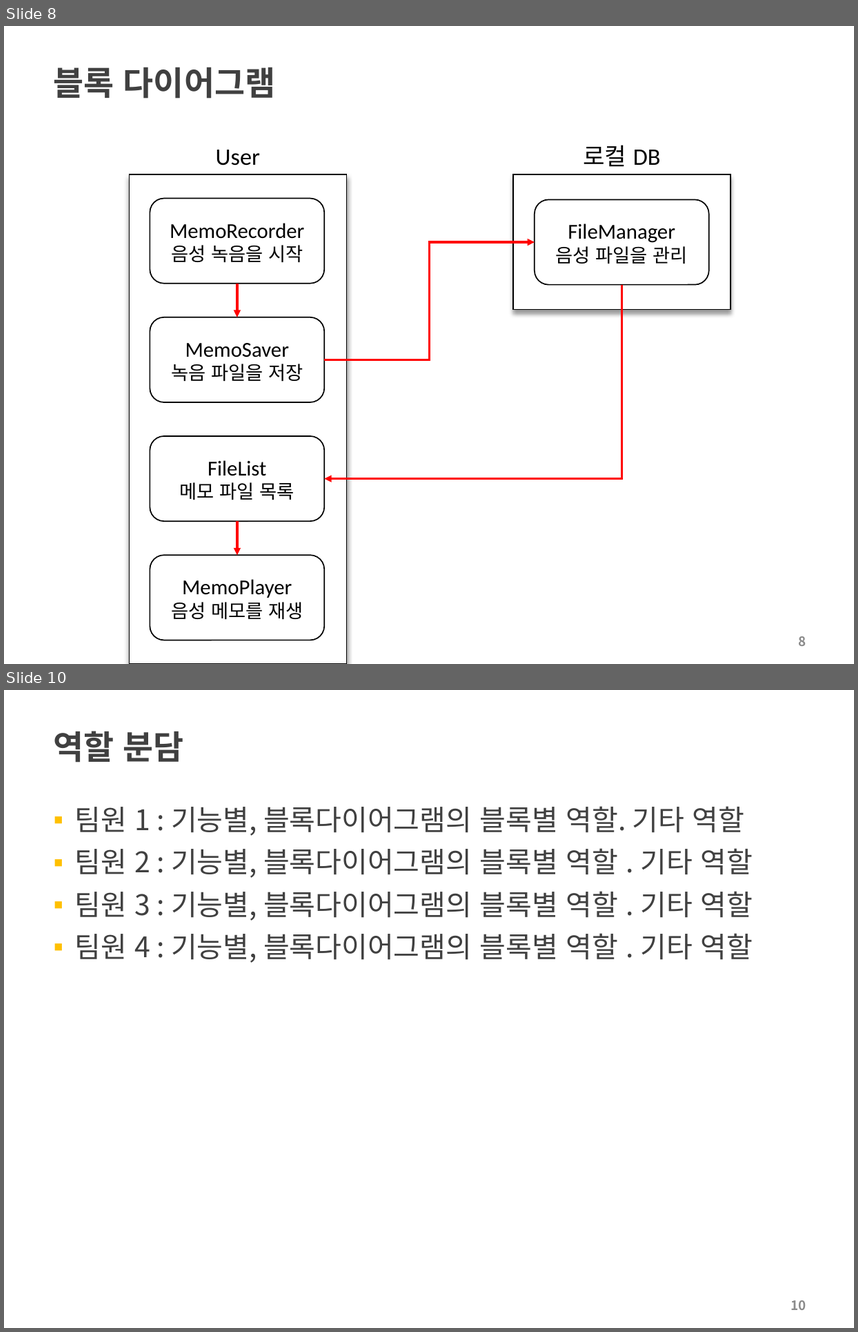
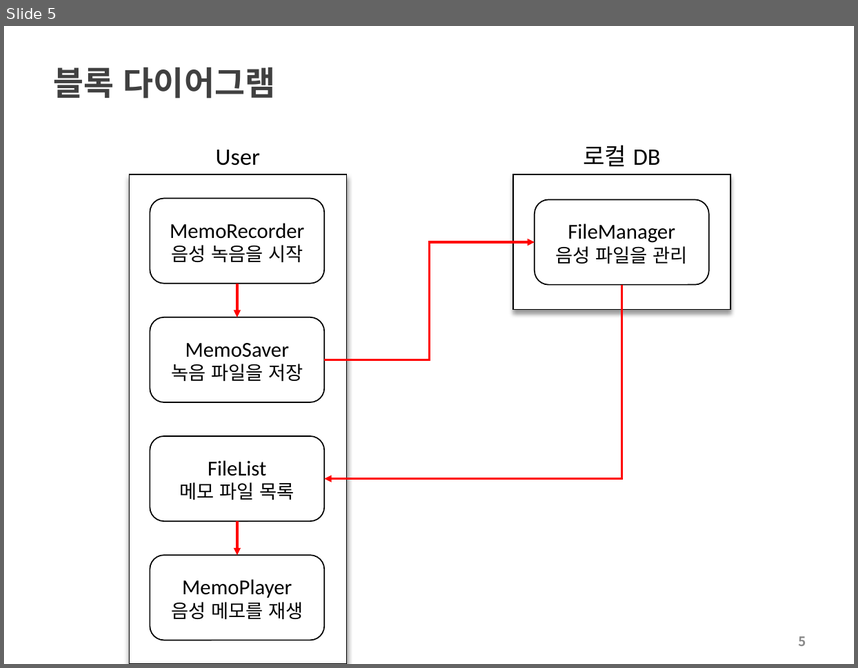
Before and after one commit to choisinho/yebi_capstone, a slide deck: 2022-2-PreCapstoneDesign-최종보고서.pptx. Shown one above the other, each under a label of ours: slides 8 and 10 before the commit, slide 5 after it; the slides between them are not shown. The pictures are 858x1332 and 858x668 pixels, drawn with LibreOffice and Linux fonts; fonts in the diff are those of the drawing; background and template pictures are left out. Boxes give left, top, right and bottom in pixels: in the first picture for what was removed or moved away, otherwise in the second. Text is boxed around its words. In the diff, an @@ line names an element or a change of style, - is before the commit and + after.

```diff
--- a/2022-2-PreCapstoneDesign-최종보고서.pptx
+++ b/2022-2-PreCapstoneDesign-최종보고서.pptx
@@ slide 10 removed at (4,690,854,1328), background #FFFFFF @@
@@ title removed at (54,731,184,762) @@
-역할 분담
@@ text removed at (74,806,753,963) @@
-▪ 팀원 1 : 기능별, 블록다이어그램의 블록별 역할. 기타 역할
-▪ 팀원 2 : 기능별, 블록다이어그램의 블록별 역할 . 기타 역할
-▪ 팀원 3 : 기능별, 블록다이어그램의 블록별 역할 . 기타 역할
-▪ 팀원 4 : 기능별, 블록다이어그램의 블록별 역할 . 기타 역할
@@ page number removed at (791,1300,806,1310) @@
-10
@@ what was slide 8 is now slide 5 @@
@@ page number at (799,636,806,646): text changed @@
-8
+5
```
Also in this commit, not shown: 4 other slides removed.
